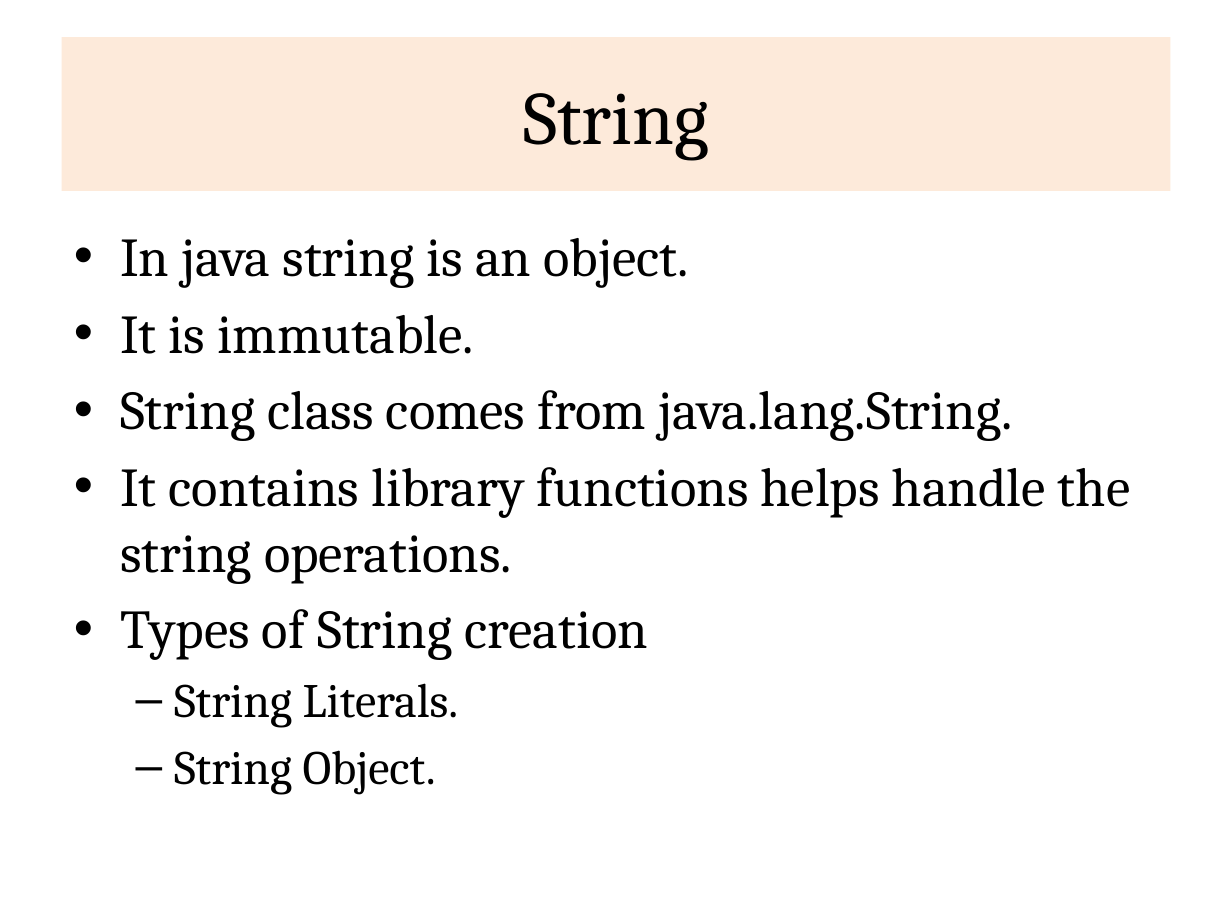
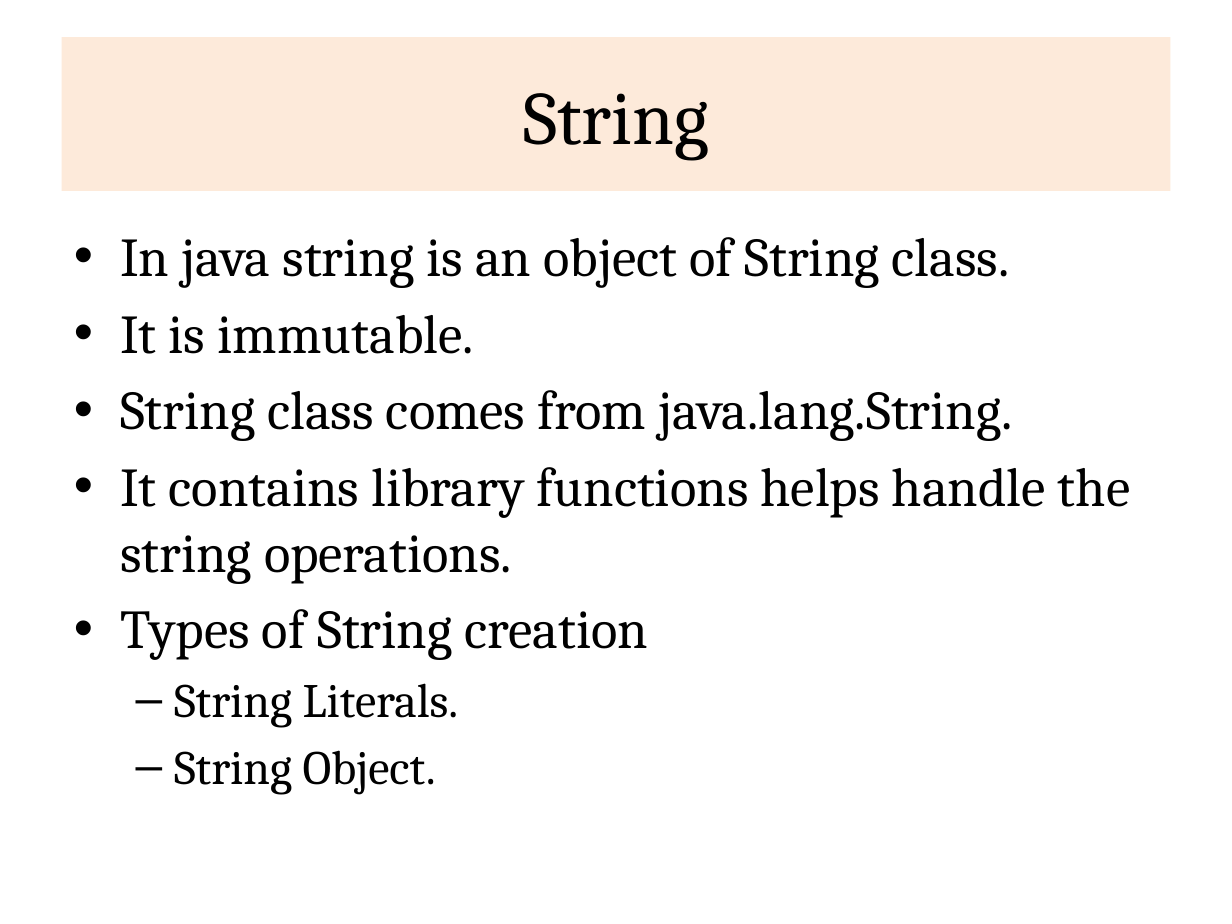
Before and after one commit to rajasekaran36/CS8392-OOPS, a slide deck: slide 2 of Slides/Unit 2/CS8392-U2-String.pptx. Drawn at 1232x924 pixels with LibreOffice and Linux fonts; fonts in the diff are those of the drawing. Boxes give left, top, right and bottom in pixels: in the first picture for what was removed or moved away, otherwise in the second. Text is boxed around its words. In the diff, an @@ line names an element or a change of style, - is before the commit and + after.

```diff
--- a/Slides/Unit 2/CS8392-U2-String.pptx
+++ b/Slides/Unit 2/CS8392-U2-String.pptx
@@ text at (120,237,1010,288): text changed @@
-• In java string is an object.
+• In java string is an object of String class.
```
Also in this commit, not shown: 3 other files.
